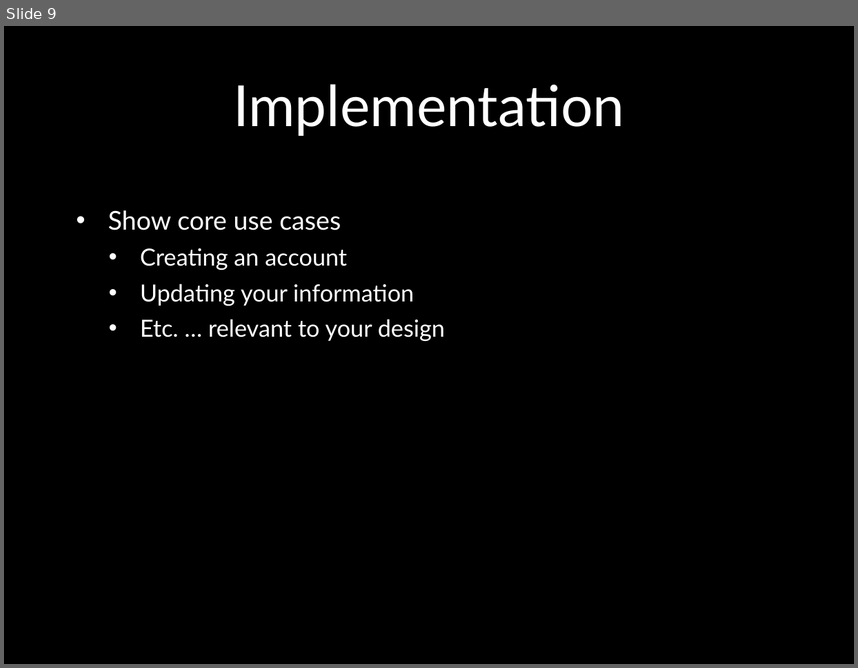
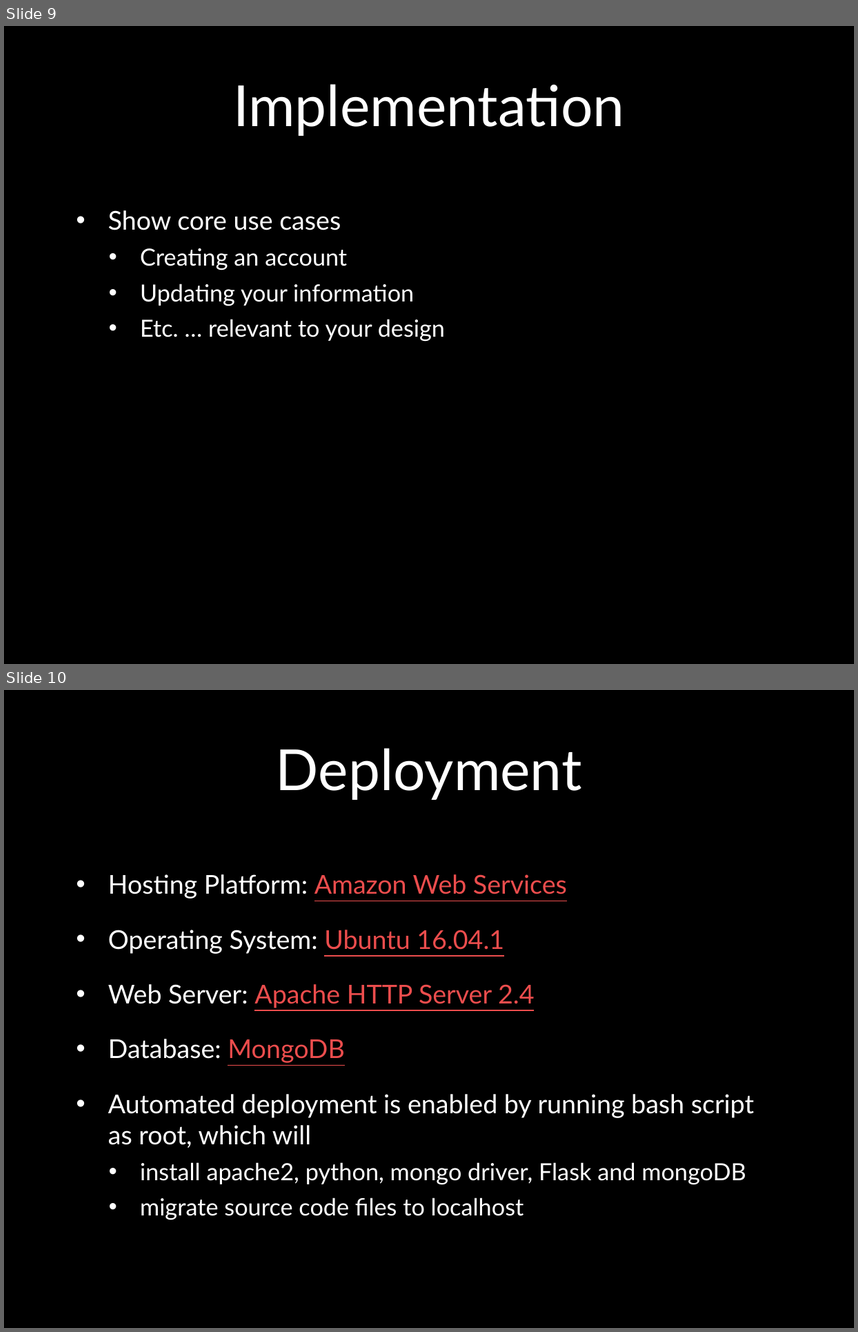
Before and after one commit to holtskinner/CS4320-FinalProject, a slide deck: FinalPresentationTemplate.pptx. Shown one above the other, each under a label of ours: slide 9 before the commit, slides 9 and 10 after it. The pictures are 858x668 and 858x1332 pixels, drawn with LibreOffice and Linux fonts; fonts in the diff are those of the drawing; background and template pictures are left out. Boxes give left, top, right and bottom in pixels: in the first picture for what was removed or moved away, otherwise in the second. Text is boxed around its words. In the diff, an @@ line names an element or a change of style, - is before the commit and + after.

```diff
--- a/FinalPresentationTemplate.pptx
+++ b/FinalPresentationTemplate.pptx
@@ slide 10 added at [4,690,854,1328], background picture (left out) @@
@@ title added at [276,748,582,800], 48 pt, text #FFFFFF @@
+Deployment
@@ text added at [108,874,754,1220], 22 pt, text #FFFFFF @@
+• Hosting Platform: Amazon Web Services
+• Operating System: Ubuntu 16.04.1
+• Web Server: Apache HTTP Server 2.4
+• Database: MongoDB
+• Automated deployment is enabled by running bash script as root, which will
+  • install apache2, python, mongo driver, Flask and mongoDB
+  • migrate source code files to localhost
```
Also in this commit, not shown: 6 slides changed.
